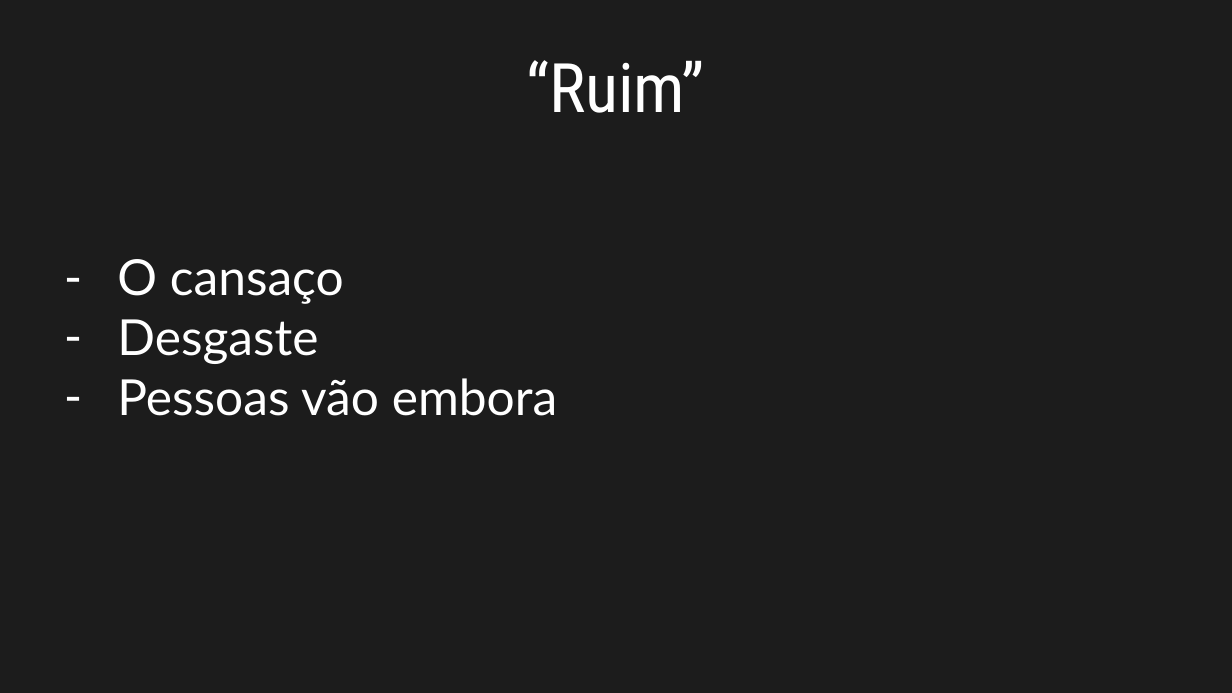
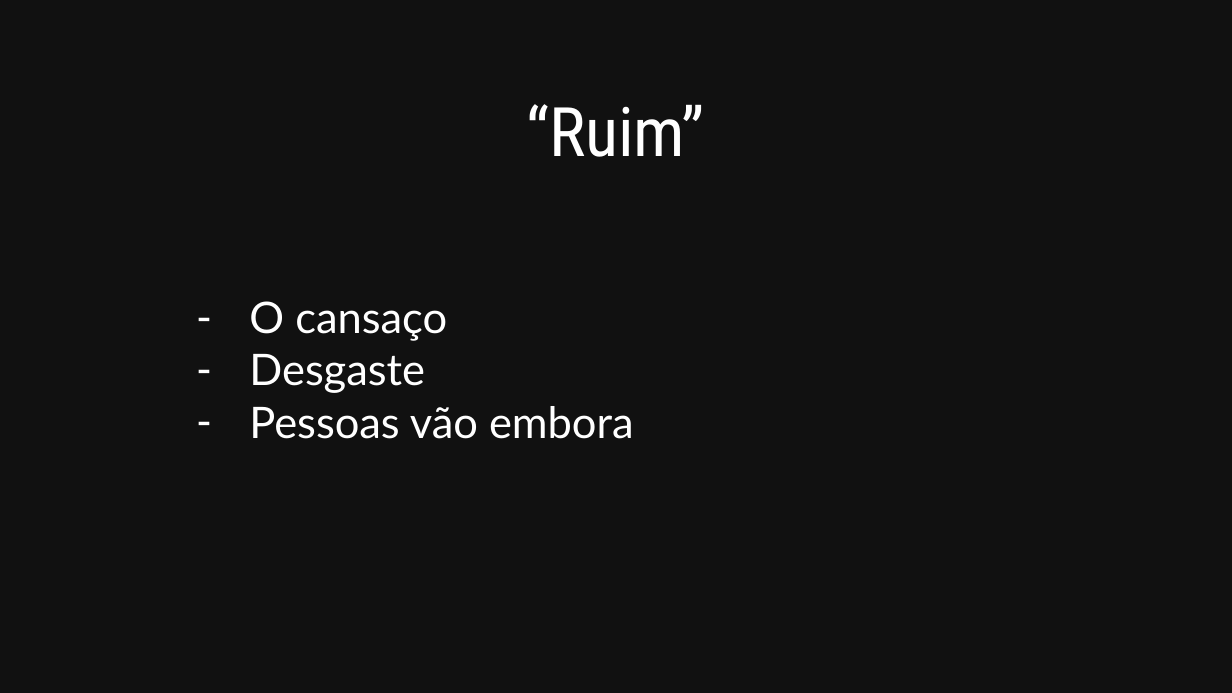
Before and after one commit to allythy/Palestras, a slide deck: slide 15 of slides/Comunidade-bom-ruim-e-o-maravilhoso/comunidades-bom-ruim-e-maravilhoso.odp (slide 14 before the commit). Drawn at 1232x693 pixels with LibreOffice and Linux fonts; fonts in the diff are those of the drawing. Boxes give left, top, right and bottom in pixels: in the first picture for what was removed or moved away, otherwise in the second. Text is boxed around its words. In the diff, an @@ line names an element or a change of style, - is before the commit and + after.

Commit message:
Update slides 'Comunidades: bom, ruim e maravilhoso'

```diff
--- a/slides/Comunidade-bom-ruim-e-o-maravilhoso/comunidades-bom-ruim-e-maravilhoso.odp
+++ b/slides/Comunidade-bom-ruim-e-o-maravilhoso/comunidades-bom-ruim-e-maravilhoso.odp
@@ background #1C1C1C to #111111 @@
@@ text "“Ruim”" moved from (x1=526, y1=60, x2=704, y2=113) to (x1=526, y1=104, x2=704, y2=157) @@
@@ text "O cansaço" moved from (x1=117, y1=259, x2=557, y2=416) to (x1=249, y1=301, x2=634, y2=439) @@
@@ text "O cansaço" at (x1=249, y1=301, x2=634, y2=439): size 32 to 28 pt @@
```
Also in this commit, not shown: 19 other slides changed, 3 slides added, 2 slides removed, 1 other file.
